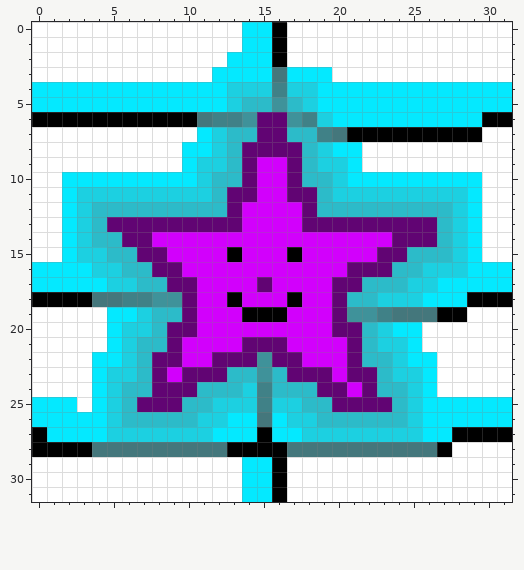
Edited in one commit: pixel-art sprite (Test Sprites/Test Sprite-star.png.png). Above: the version before the commit.
The file is 64x64 pixels, drawn in blocks of 2x2; one block is one cell here.
After:
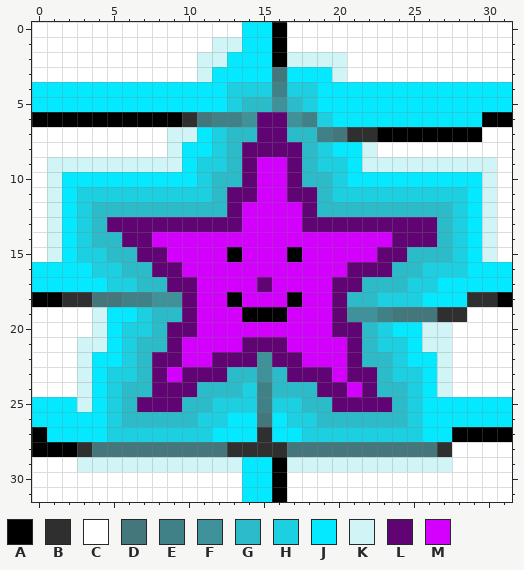
Palette (. is transparent): A #000000  B #2f2f2f  C #ffffff  D #44777c  E #408187  F #3f929a  G #2cbbc9  H #1cd0e1  J #04e9ff  K #d1f4f7  L #610473  M #d200fc
Edits made:
Changed rows in their new state; - is an unchanged pixel.
first column x 1:
 1 -----------KK-----------------
 2 ----------KK----KKKK----------
 3 ----------K--------K----------
 6 ---------B--------------------
 7 --------KK----------BB--------
 8 --------K------------K--------
 9 KKKKKKKKK------------KKKKKKKKK
10 K----------------------------K
11 K----------------------------K
12 K----------------------------K
13 K----------------------------K
14 K----------------------------K
15 K----------------------------K
18 -BB-------------------------BB
19 ---K----------------------BB--
20 ---K---------------------KK---
21 --KK---------------------KK---
22 --K-----------------------K---
23 --K-----------------------K---
24 --K-----------------------K---
25 --K---------------------------
27 --------------B---------------
28 --B---------BBBB----------B---
29 --KKKKKKKKKKK---KKKKKKKKKKK---
Where, in picture pixels (left, top, right, bottom), the same in both pictures:
changed: (47, 37, 497, 472)
